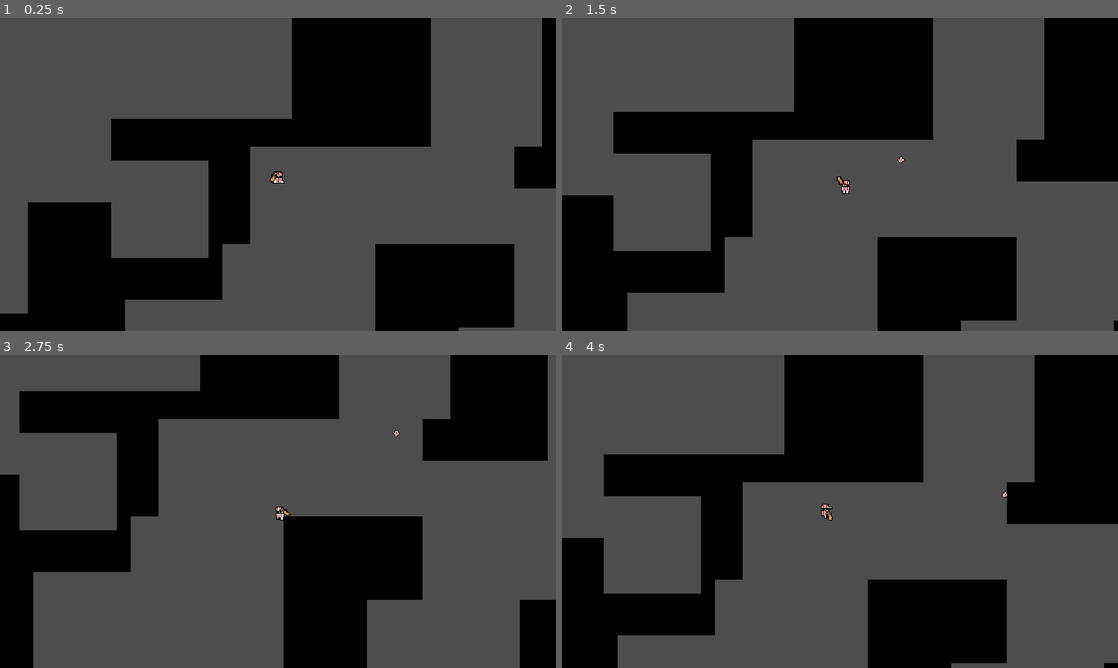
Above: before the commit, frames 1-4 (two rows, left to right).
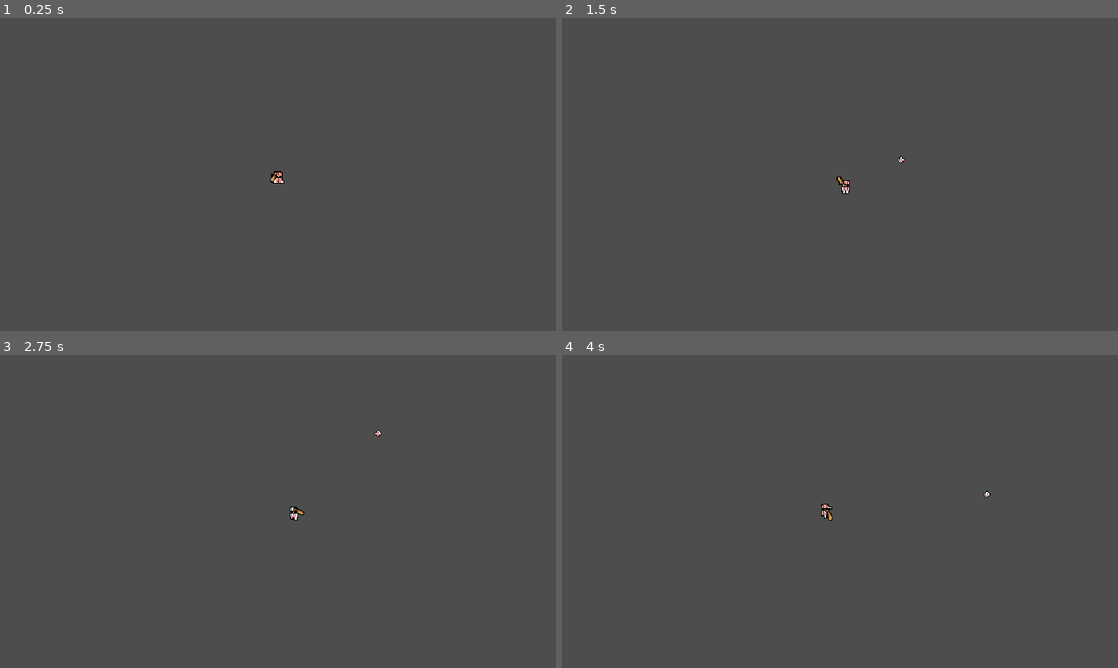
Above: after the commit, the same moments.

Repository: OliveADay/Deez-Balls
Game: Godot game, scene res://world.tscn
Same seed, same stepped clock (60 frames per second), same inputs: the game is played once before the commit and once after it. The project has no main scene, so this scene is started directly.
Inputs (mouse positions are in pixels of both pictures, inside the frame that each line leads up to):
- Up to frame 1 (0.25 s): no input
- Up to frame 2 (1.5 s): move the mouse to (962, 158) at 0.52 s; hold D (move_right) 0.53-1.28 s; click (962, 158) at 0.6 s; move the mouse to (728, 190) at 1.27 s; hold S (move_down) from 1.28 s (still down); click (728, 190) at 1.35 s
- Up to frame 3 (2.75 s): move the mouse to (333, 442) at 2.02 s; release S (move_down) at 2.03 s; hold D (move_right) from 2.03 s (still down); click (333, 442) at 2.1 s
- Up to frame 4 (4 s): move the mouse to (812, 574) at 2.77 s; release D (move_right) at 2.78 s; hold W (move_up) 2.78-3.53 s; click (812, 574) at 2.85 s; move the mouse to (1006, 558) at 3.52 s; hold A (move_left) from 3.53 s (still down); click (1006, 558) at 3.6 s

The runs differ from the first frame. In frame 1, 35% of the frame differs, in the area x 0-100%, y 0-100%; in frame 2, 38%; in frame 3, 35%; in frame 4, 38%.
Error after the commit: Parse Error: Expected indented block for property after ":". (res://DungeonGenerator.gd:3)

Commit message:
Update DungeonGenerator.gd
i like cheez

Diff:
--- a/DungeonGenerator.gd
+++ b/DungeonGenerator.gd
@@ -1,33 +1,33 @@
 extends Node2D
 var rectTest = Rect2i(0,0,10,10)
-var rectTest_inter = Rect2i(1,1, 8, 8)
+var rectTest_inter = Rect2i(1,1, 8, 8):
 var rng = RandomNumberGenerator.new()
 var GridAttempts
 var rectTests: Array[Rect2i] = []
-var rectTests_inter: Array[Rect2i] = []
+var rectTests_inter: Array[Rect2i] = []:
 var rectAttempts = 10000
-var rectMinsandMaxes = [-64,64, 7, 20]
+var rectMinsandMaxes = [-64,64, 7, 20]:
 
 # Called when the node enters the scene tree for the first time.
 func _ready() -> void:
-	var rectpos_1 = Vector2i(-2,-2)
+	vars_1 = Vector2i(-2,-2)
 	var rectsize_1 = [rng.randi_range(rectMinsandMaxes[2],rectMinsandMaxes[3]), rng.randi_range(rectMinsandMaxes[2],rectMinsandMaxes[3])]
 
 	var rect_1 = Rect2i(rectpos_1.x, rectpos_1.y, rectsize_1[0], rectsize_1[1])
-	var rect_1_outer = Rect2i(rectpos_1.x -1, rectpos_1.y -1, rectsize_1[0] + 2, rectsize_1[1] + 2)
+	 var rect_1_outer = Rect2i(rectpos_1.x -1, rectpos_1.y -1, rectsize_1[0] + 2, rectsize_1[1] + 2)
 	rectTests.append(rect_1)
 	rectTests_inter.append(rect_1)
 
 
 	for i in rectAttempts:
-		var rectpos = Vector2i(rng.randi_range(rectMinsandMaxes[0],rectMinsandMaxes[1]), rng.randi_range(rectMinsandMaxes[0],rectMinsandMaxes[1]))
+		var rectpos = Vector2i(rng.randi_range(rrectMinsandMaxes[0],rectMinsandMaxes[1]), rng.randi_range(rectMinsandMaxes[0],rectMinsandMaxes[1]))
 		var rectsize = [rng.randi_range(rectMinsandMaxes[2],rectMinsandMaxes[3]), rng.randi_range(rectMinsandMaxes[2],rectMinsandMaxes[3])]
 		var recti = Rect2i(rectpos.x, rectpos.y, rectsize[0],rectsize[1])
 		var colliding_other_rects = false
 		var nextTo_Otherrects = false
-		for b in range(rectTests.size()):
+		for b in range(rectTests.size())::
 			var outerRect = Rect2i(rectTests[b].position.x -1, rectTests[b].position.y -1, rectTests[b].size.x  +2, rectTests[b].size.y  +2)
-			if rectTests[b].intersects(recti):
+			if rectTests[b].interswcts(recti):
 				colliding_other_rects = true
 			if outerRect.intersects(recti):
 				nextTo_Otherrects = true
@@ -48,16 +48,16 @@
 				if rectTests[i].has_point(Vector2i(x-128,y-128)):
 					var opening = rng.randi_range(1, rectTests[i].size.x * 2) #replace 8 with rect width once that is figured out, currently just testing
 					var cellId = 0
-					if opening == 2:
+				if opening == 2:
 						cellId = -1
 					else:
 						cellId = -1
 
-					$TileMap/Layer1.set_cell(Vector2i(x-128,y-128), cellId, Vector2i(0,0)) # Replace with function body.
+					$TileMap/Layer1.set_cell(Vector2i(x-128,y-128), cellId, Vector2i(0,0)): :#: Replace with function body.
 					inRect = true
-			if !inRect:
+if !inRect:
 				pass
-				$TileMap/Layer1.set_cell(Vector2i(x-128,y-128), 0, Vector2i(0,0))
+				$TileMap/Layer1.set_cell(Vector2i(x-128,y-128), 0, Vector2i(0,0)):
 
 	#for y in 257:
 		#for x in 257:
